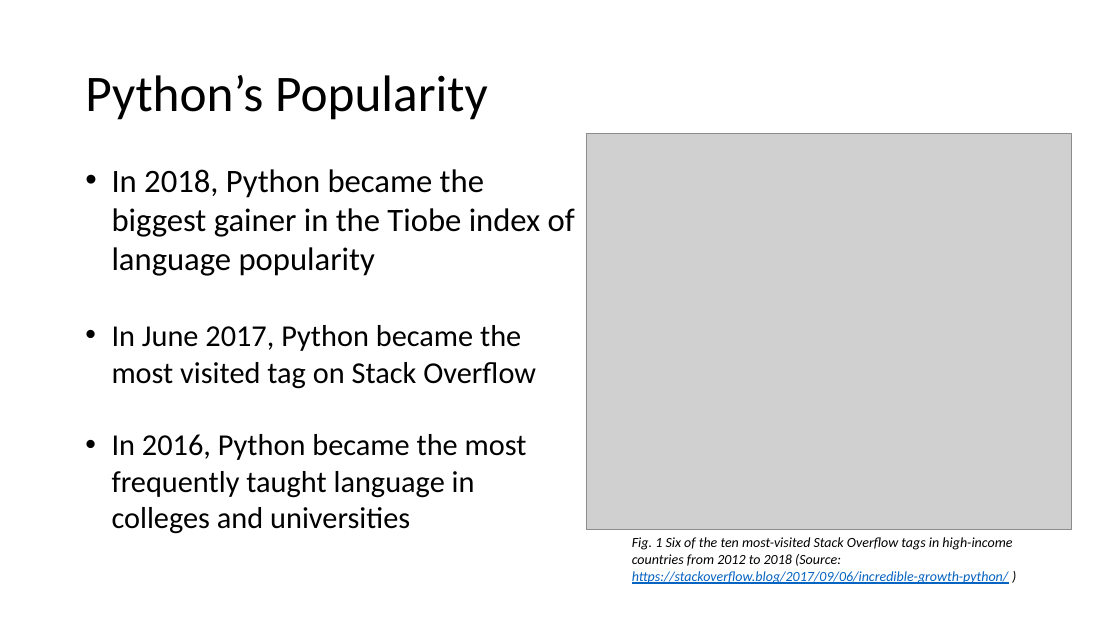
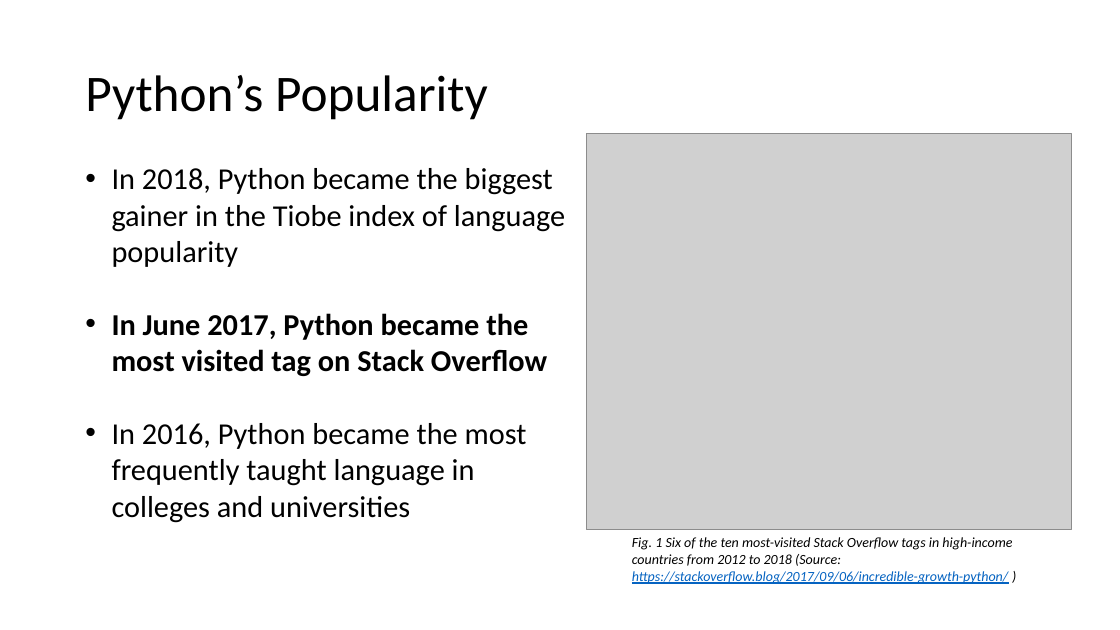
Before and after one commit to tdmdal/python-workshop, a slide deck: slide 2 of Introducing_Python.pptx. Drawn at 1120x630 pixels with LibreOffice and Linux fonts; fonts in the diff are those of the drawing; grey boxes stand for pictures. Boxes give left, top, right and bottom in pixels: in the first picture for what was removed or moved away, otherwise in the second. Text is boxed around its words. In the diff, an @@ line names an element or a change of style, - is before the commit and + after.

```diff
--- a/Introducing_Python.pptx
+++ b/Introducing_Python.pptx
@@ text at (x1=112, y1=168, x2=565, y2=376): size 28 to 26 pt in "In 2018, Python became the biggest gainer ..."; bold on in "In June 2017, Python became the most ..." @@
```
Also in this commit, not shown: 3 other slides changed, 2 other files.
